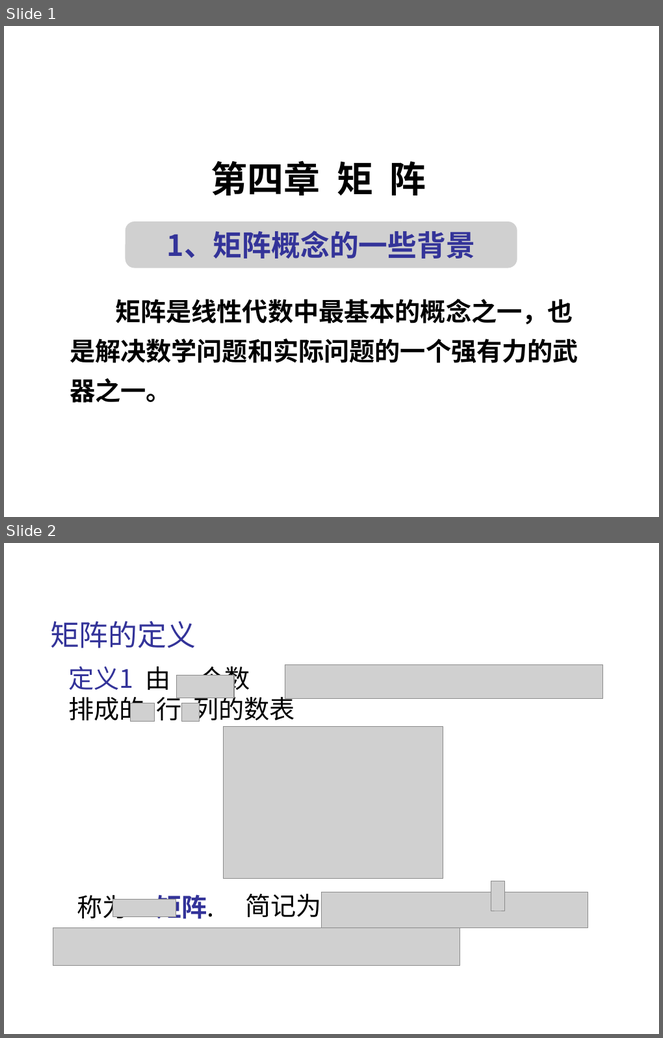
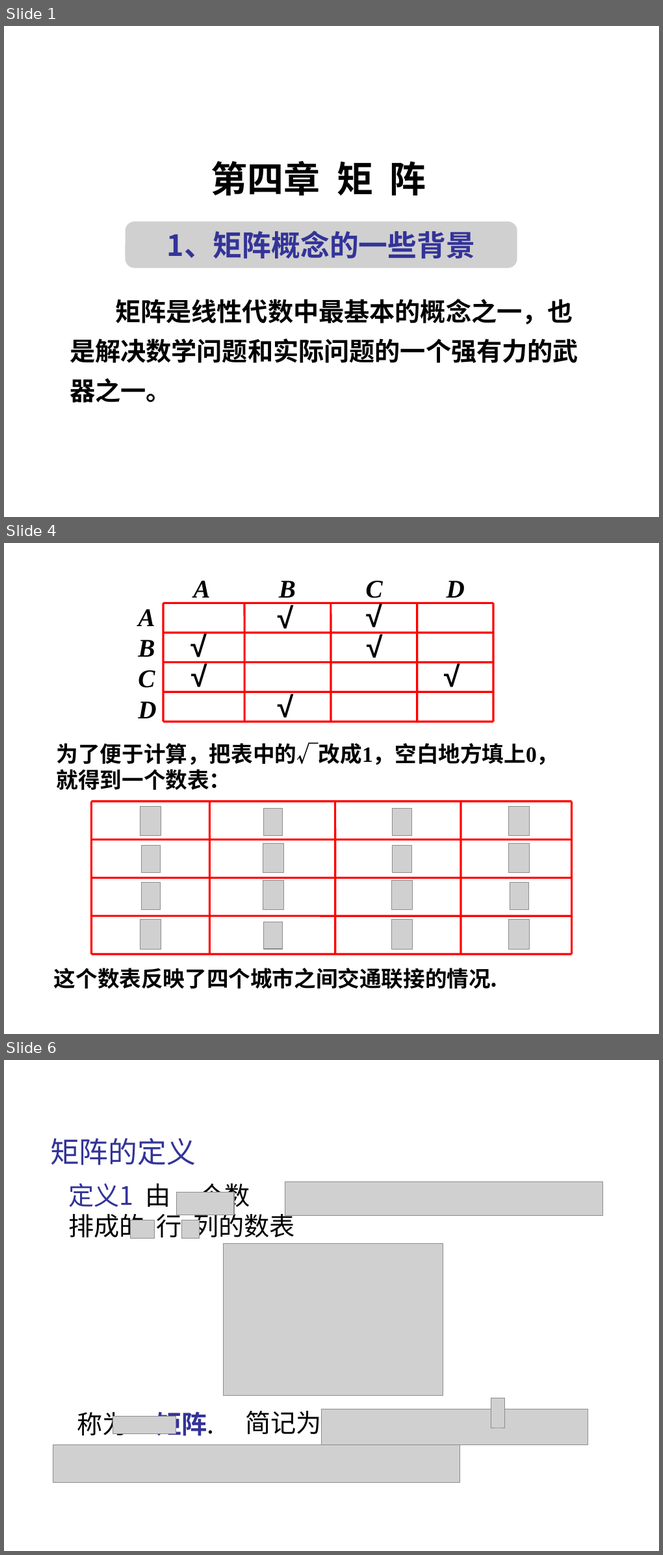
Before and after one commit to zhangbiaomath/zhangbiaomath.github.io, a slide deck: teaching/gaodai/ch4/高等代数第4章-矩阵.ppt. Shown one above the other, each under a label of ours: slides 1 and 2 before the commit, slides 1, 4 and 6 after it; the slides between them are not shown. The pictures are 663x1038 and 663x1555 pixels, drawn with LibreOffice and Linux fonts; fonts in the diff are those of the drawing; grey boxes stand for pictures. Boxes give left, top, right and bottom in pixels: in the first picture for what was removed or moved away, otherwise in the second. Text is boxed around its words. In the diff, an @@ line names an element or a change of style, - is before the commit and + after.

```diff
--- a/teaching/gaodai/ch4/高等代数第4章-矩阵.ppt
+++ b/teaching/gaodai/ch4/高等代数第4章-矩阵.ppt
@@ slide 4 added at (4, 543, 659, 1034), background #FFFFFF @@
@@ text added at (193, 581, 465, 603), 28 pt, text #000000, bold, italic @@
+A B C D
@@ text added at (271, 596, 300, 638), 32 pt, text #000000, bold @@
+√
@@ text added at (360, 595, 389, 637), 32 pt, text #000000, bold @@
+√
@@ text added at (138, 609, 156, 719), 28 pt, text #000000, bold, italic @@
+A
+B
+C
+D
@@ group added at (163, 603, 493, 722): 10 lines @@
@@ text added at (184, 625, 213, 667), 32 pt, text #000000, bold @@
+√
@@ text added at (360, 626, 389, 668), 32 pt, text #000000, bold @@
+√
@@ text added at (185, 655, 214, 697), 32 pt, text #000000, bold @@
+√
@@ text added at (438, 655, 467, 697), 32 pt, text #000000, bold @@
+√
@@ text added at (271, 685, 300, 726), 32 pt, text #000000, bold @@
+√
@@ text added at (57, 743, 559, 790), 24 pt, text #000000, bold @@
+为了便于计算，把表中的√改成1，空白地方填上0，就得到一个数表：
@@ group added at (91, 802, 572, 954): 10 lines @@
@@ group added at (142, 808, 529, 949): 7 pictures @@
@@ group added at (140, 806, 529, 949): 9 pictures @@
@@ text added at (54, 968, 498, 990), 24 pt, text #000000, bold @@
+这个数表反映了四个城市之间交通联接的情况.
@@ what was slide 2 is now slide 6 @@
```
Also in this commit, not shown: 3 slides changed, 5 other slides added, 2 slides removed, 1 other file.
